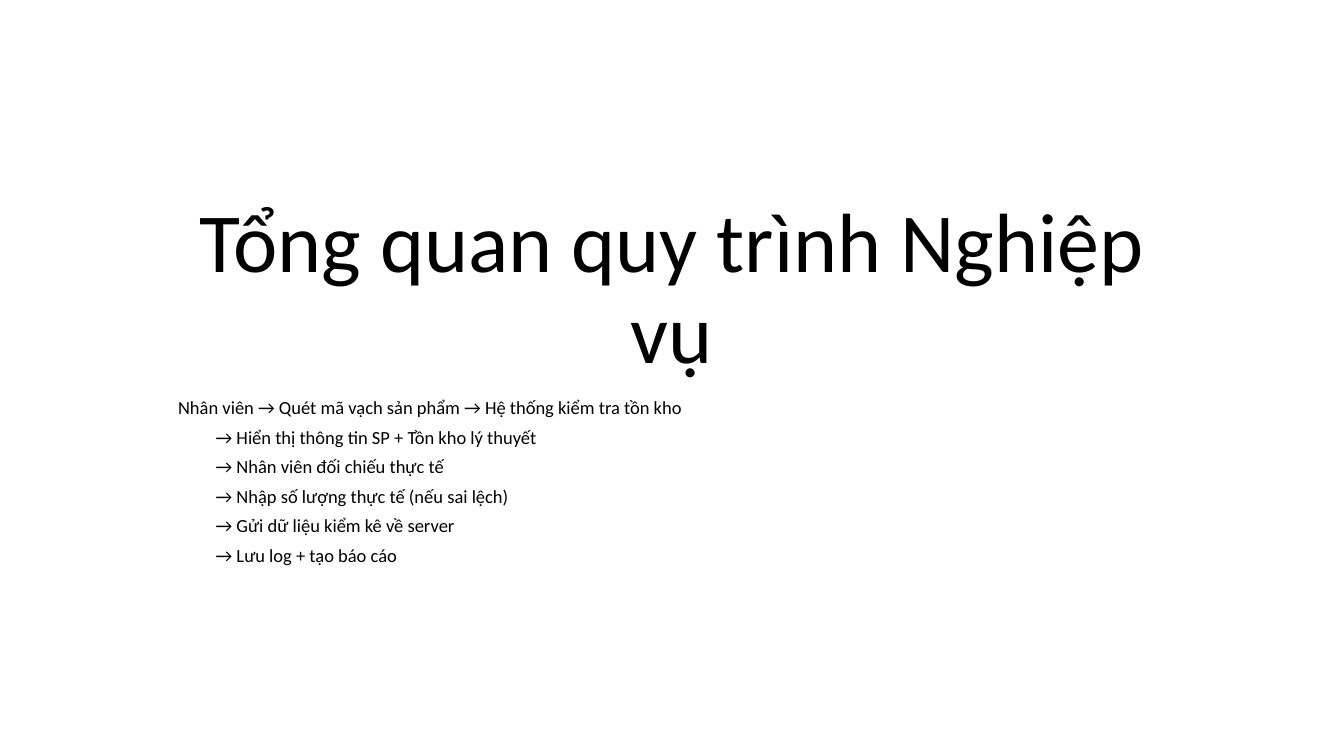
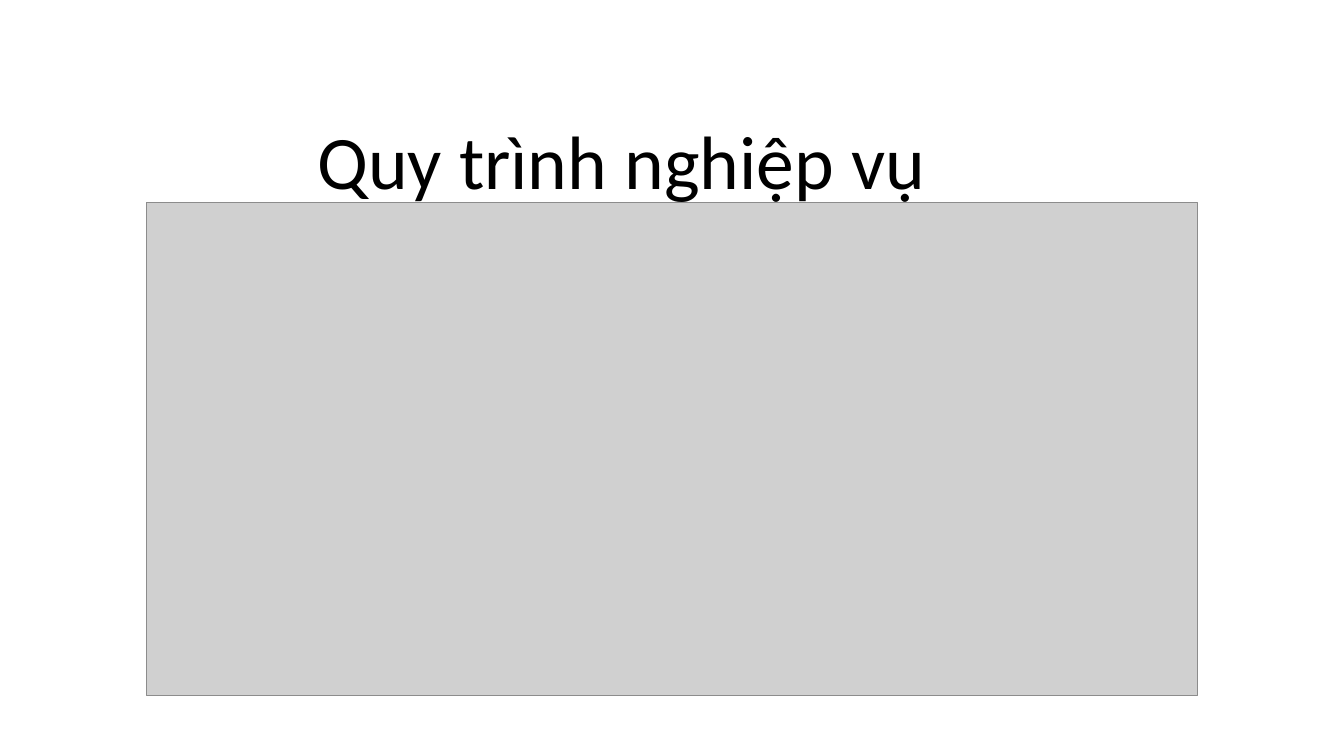
Before and after one commit to phamminhkim/DOCS-WISDOM, a slide deck: slide 2 of WISDOM_Client.pptx. Drawn at 1344x756 pixels with LibreOffice and Linux fonts; fonts in the diff are those of the drawing; grey boxes stand for pictures. Boxes give left, top, right and bottom in pixels: in the first picture for what was removed or moved away, otherwise in the second. Text is boxed around its words. In the diff, an @@ line names an element or a change of style, - is before the commit and + after.

```diff
--- a/WISDOM_Client.pptx
+++ b/WISDOM_Client.pptx
@@ title at <box>317,136,925,206</box>: text changed; size 60 to 54 pt @@
-Tổng quan quy trình Nghiệp vụ
+Quy trình nghiệp vụ
@@ picture added at <box>146,203,1198,696</box> @@
@@ subtitle removed at <box>178,399,682,565</box> @@
-Nhân viên → Quét mã vạch sản phẩm → Hệ thống kiểm tra tồn kho
-→ Hiển thị thông tin SP + Tồn kho lý thuyết
-→ Nhân viên đối chiếu thực tế
-→ Nhập số lượng thực tế (nếu sai lệch)
-→ Gửi dữ liệu kiểm kê về server
-→ Lưu log + tạo báo cáo
```
Also in this commit, not shown: 3 other slides changed, 2 slides added, 3 slides removed.
